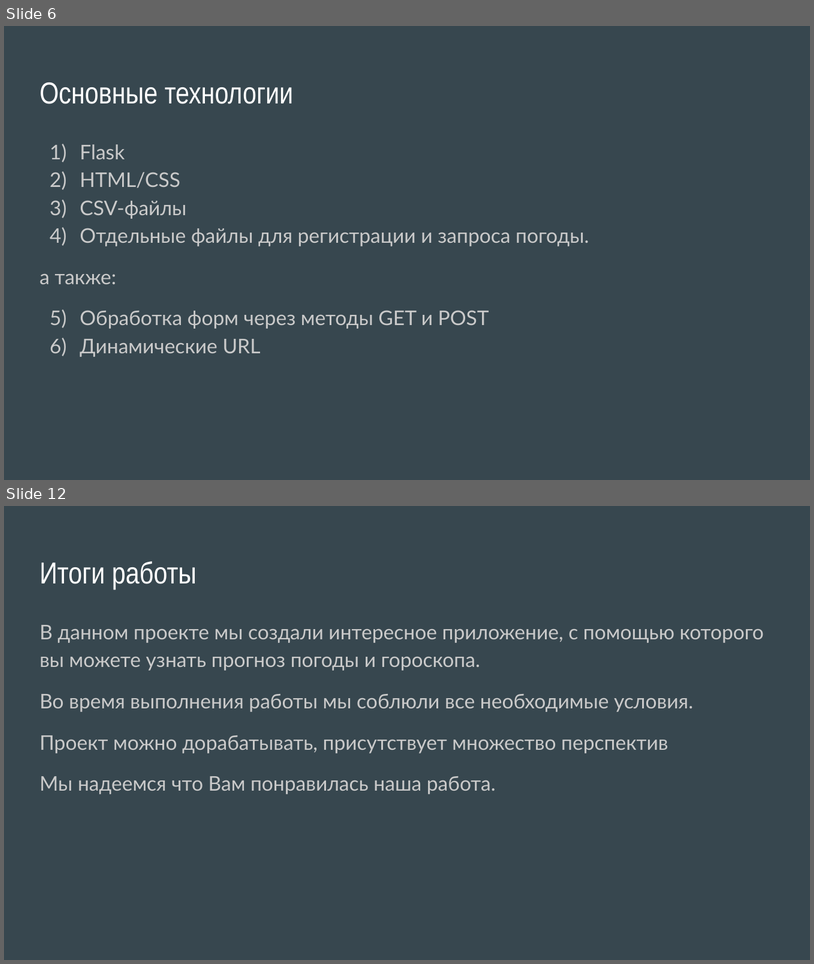
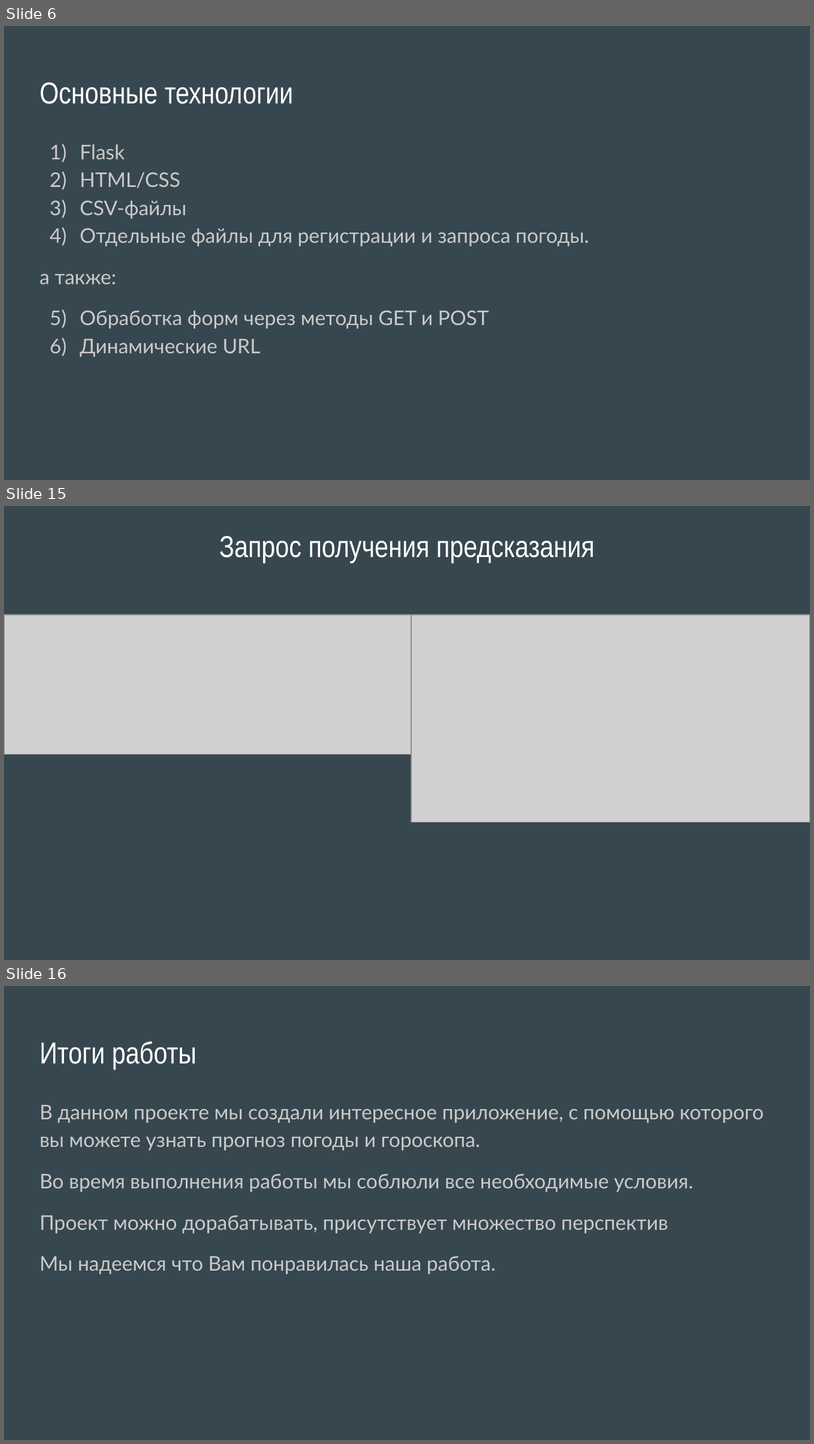
Before and after one commit to Alekseyavlenko/Goroscopic-weather, a slide deck: Goroscopic-weather.pptx. Shown one above the other, each under a label of ours: slides 6 and 12 before the commit, slides 6, 15 and 16 after it; the slides between them are not shown. The pictures are 814x964 and 814x1444 pixels, drawn with LibreOffice and Linux fonts; fonts in the diff are those of the drawing; grey boxes stand for pictures. Boxes give left, top, right and bottom in pixels: in the first picture for what was removed or moved away, otherwise in the second. Text is boxed around its words. In the diff, an @@ line names an element or a change of style, - is before the commit and + after.

```diff
--- a/Goroscopic-weather.pptx
+++ b/Goroscopic-weather.pptx
@@ slide 15 added at (4, 506, 810, 960), background #37474F @@
@@ title added at (219, 536, 595, 563), 27 pt, text #FFFFFF @@
+Запрос получения предсказания
@@ picture added at (4, 615, 411, 754) @@
@@ picture added at (411, 615, 810, 822) @@
@@ what was slide 12 is now slide 16 @@
```
Also in this commit, not shown: 5 slides changed, 5 other slides added, 2 slides removed.
